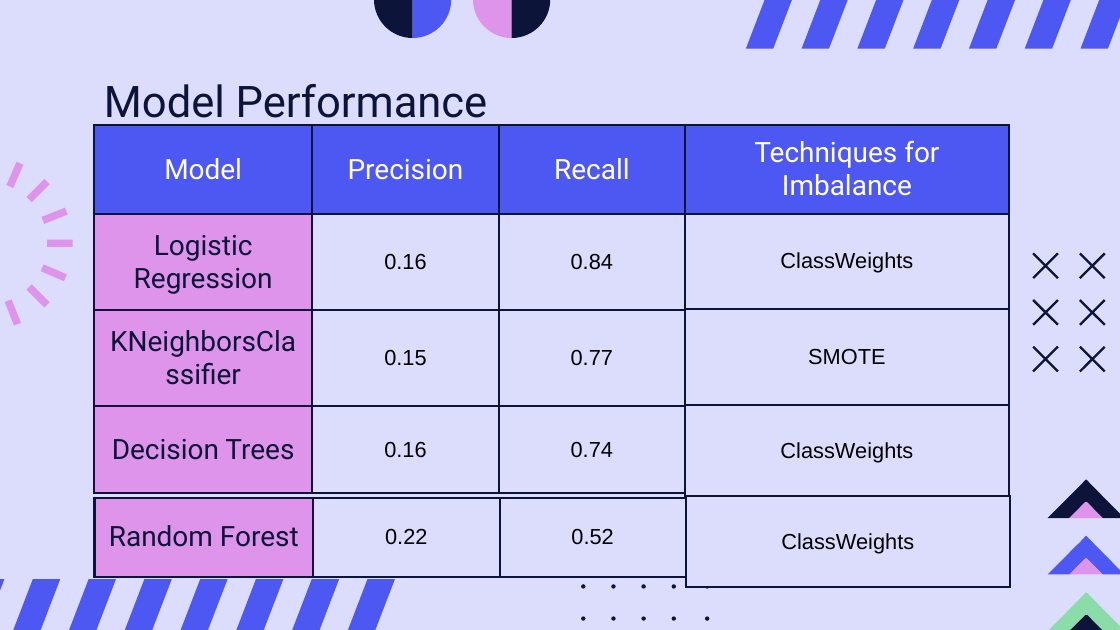
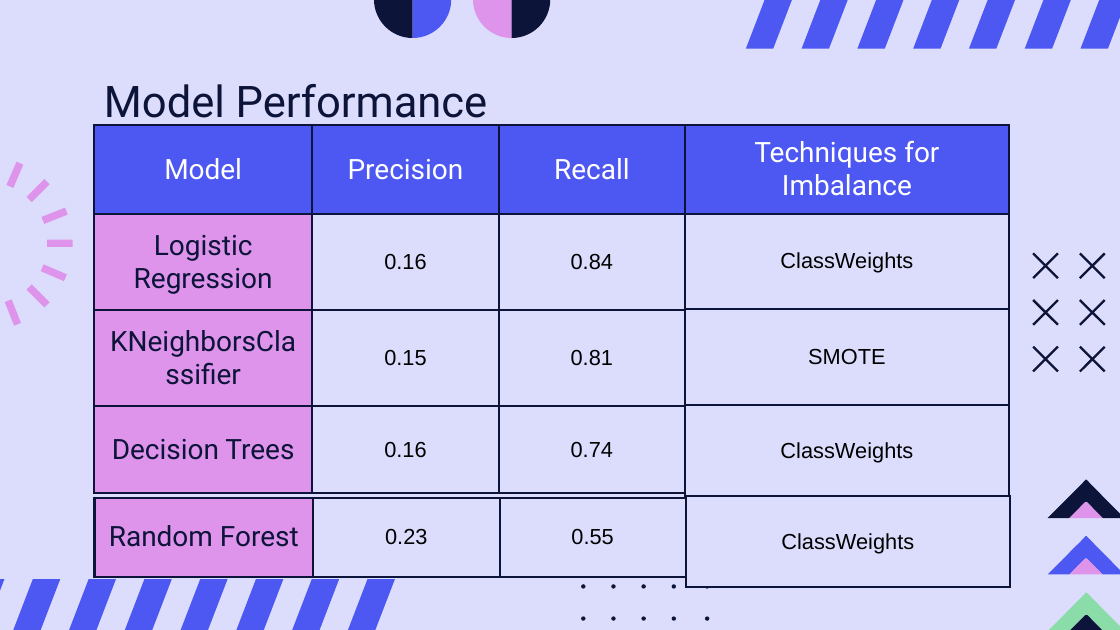
Before and after one commit to AgnesaP/Stroke_Prediction_Application, a slide deck: slide 10 of Final_Project_PPT.pptx. Drawn at 1120x630 pixels with LibreOffice and Linux fonts; fonts in the diff are those of the drawing. Boxes give left, top, right and bottom in pixels: in the first picture for what was removed or moved away, otherwise in the second. Text is boxed around its words. In the diff, an @@ line names an element or a change of style, - is before the commit and + after.

```diff
--- a/Final_Project_PPT.pptx
+++ b/Final_Project_PPT.pptx
@@ table at (x1=94, y1=125, x2=684, y2=496) @@
-row 3, column 3: 0.77
+row 3, column 3: 0.81
@@ table at (x1=94, y1=498, x2=684, y2=588) @@
-row 1, column 2: 0.22
+row 1, column 2: 0.23
-row 1, column 3: 0.52
+row 1, column 3: 0.55
```
Also in this commit, not shown: 2 other files.
